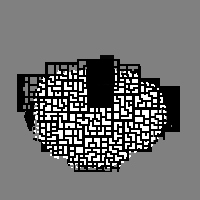
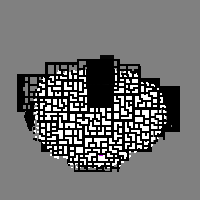
The second w=200, h=200 image is a revision of the first. Changes to its layers:
painted on "Livello 9" over [95, 138, 121, 165]
